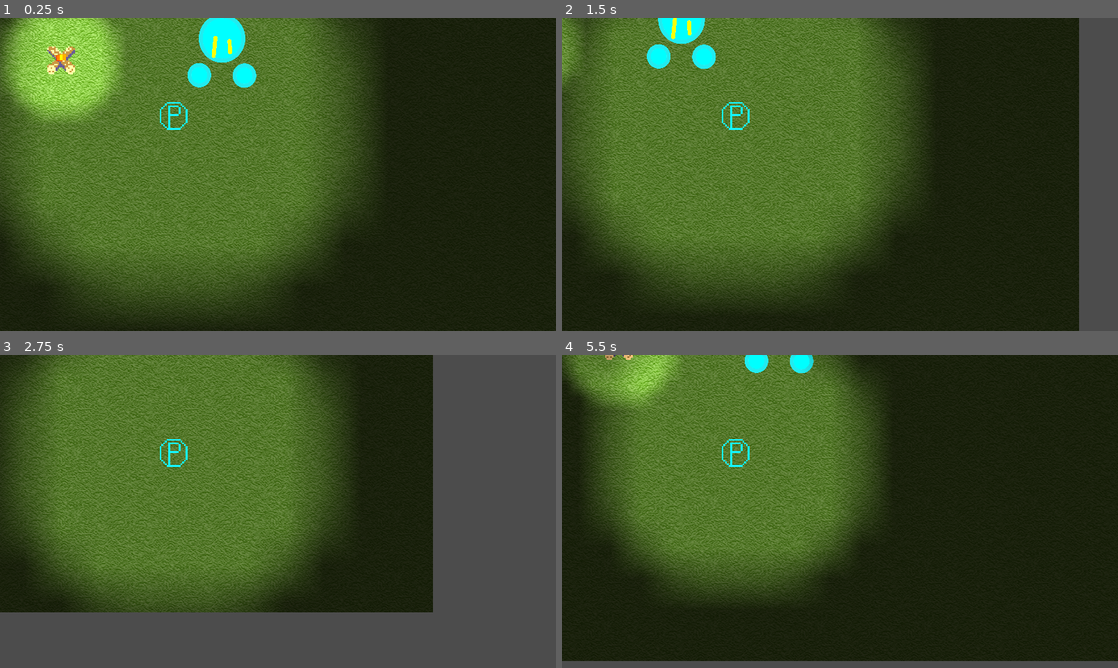
Above: before the commit, frames 1-4 (two rows, left to right).
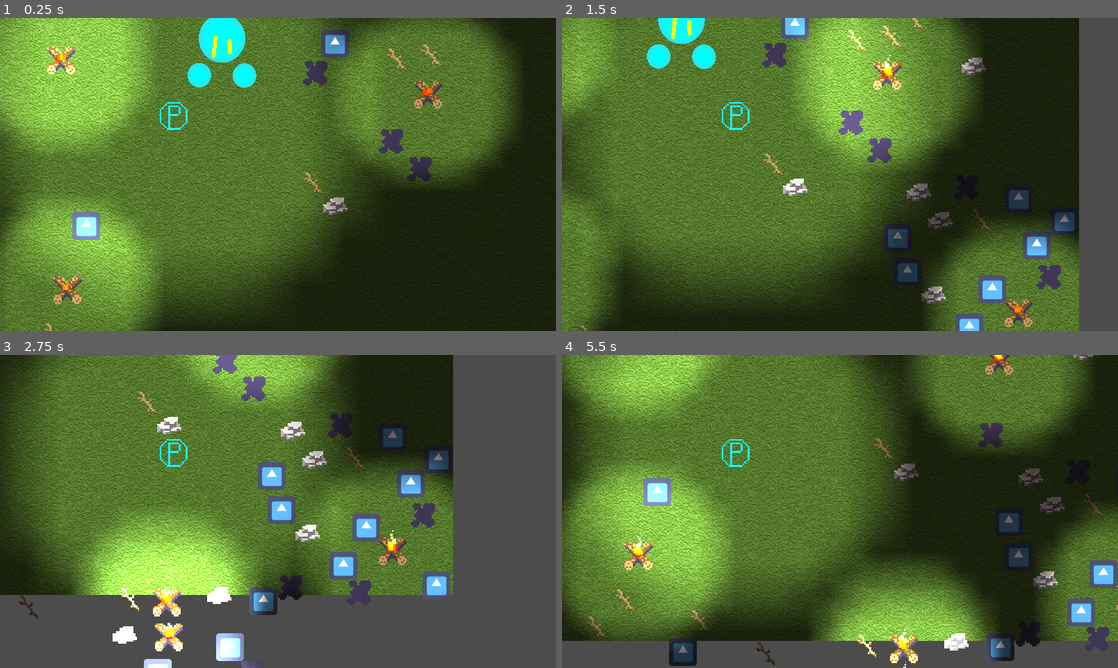
Above: after the commit, the same moments.

Repository: DarrellWulff/GGJProject
Game: Godot game, scene res://World.tscn
Two runs of this game, one before a commit and one after it. Both use one fixed random seed, a clock stepped at 60 frames per second and the inputs below. The engine's default icon, where the game draws it, is replaced by a stand-in: a white triangle on a blue panel in a dark square.
Inputs:
- Up to frame 1 (0.25 s): no input
- Up to frame 2 (1.5 s): tap Enter at 0.5 s; hold D (Input_Right) 0.53-1.28 s; hold K 0.53-1.28 s; hold S (Input_Down) from 1.28 s (still down); tap K at 1.35 s
- Up to frame 3 (2.75 s): release S (Input_Down) at 2.03 s; hold D (Input_Right) from 2.03 s (still down); hold Enter from 2.03 s (still down); tap K at 2.3 s
- Up to frame 4 (5.5 s): release D (Input_Right) at 2.78 s; release Enter at 2.78 s; hold W (Input_Up) 2.78-3.53 s; tap K at 2.85, 4.55 s; hold K 3.53-4.28 s; hold A (Input_Left) 3.53-5.03 s; tap Enter at 4.35 s; hold S (Input_Down) from 5.03 s (still down); hold K from 5.03 s (still down)

The runs differ from the first frame. In frame 1, 31% of the frame differs, in the area x 0-94%, y 0-100%; in frame 2, 29%; in frame 3, 37%; in frame 4, 58%, in the area x 0-100%, y 0-100%.

Commit message:
Fixed Map Generation
fixed map generation

Diff:
--- a/GGJ2021Project/Entities/Player.gd
+++ b/GGJ2021Project/Entities/Player.gd
@@ -53,11 +53,7 @@
 
 	self.movement.updateMovement(self.input.currentInput);
 
-	var deltaSpeed = self.SPEED * delta;
-	#if Input.is_key_pressed(KEY_K):
-	#	deltaSpeed *= 2;
-
-	var velocity = deltaSpeed * self.movement.direction;
+	var velocity = self.SPEED * delta * self.movement.direction;
 
 	if velocity.length() > 0:
 		var collision = move_and_collide(velocity);
--- /dev/null
+++ b/GGJ2021Project/Objects/Campfire.gd
@@ -0,0 +1,13 @@
+extends StaticBody2D
+
+const DEFAULT_RADIUS = 1.5;
+
+onready var light = get_node("Light");
+
+func set_light_radius(lightRadius : float):
+	self.light.set_texture_scale(lightRadius);
+	pass;
+
+func _ready():
+	set_light_radius(self.DEFAULT_RADIUS);
+	pass # Replace with function body.
--- a/GGJ2021Project/Objects/Campfire.tscn
+++ b/GGJ2021Project/Objects/Campfire.tscn
@@ -1,8 +1,9 @@
-[gd_scene load_steps=7 format=2]
+[gd_scene load_steps=8 format=2]
 
 [ext_resource path="res://Images/Light.png" type="Texture" id=1]
 [ext_resource path="res://Images/Art/Objects/Campfire.png" type="Texture" id=2]
 [ext_resource path="res://Objects/Light.gd" type="Script" id=3]
+[ext_resource path="res://Objects/Campfire.gd" type="Script" id=4]
 
 [sub_resource type="CircleShape2D" id=1]
 radius = 42.731
@@ -17,6 +18,7 @@
 [node name="Campfire" type="StaticBody2D"]
 collision_layer = 16
 collision_mask = 5
+script = ExtResource( 4 )
 
 [node name="Sprite" type="Sprite" parent="."]
 scale = Vector2( 4, 4 )
--- a/GGJ2021Project/World.gd
+++ b/GGJ2021Project/World.gd
@@ -8,7 +8,8 @@
 const STICK_SPAWN_RATE : int = 64;
 const TAR_SPAWN_RATE : int = 64;
 const TREE_SPAWN_RATE : int = 64;
-const SPAWN_RATE_SUM : int = END_SPAWN_RATE + BOULDER_SPAWN_RATE + STICK_SPAWN_RATE + TAR_SPAWN_RATE + TREE_SPAWN_RATE;
+const CAMPFIRE_SPAWN_RATE : int = 64;
+const SPAWN_RATE_SUM : int = END_SPAWN_RATE + BOULDER_SPAWN_RATE + STICK_SPAWN_RATE + TAR_SPAWN_RATE + TREE_SPAWN_RATE + CAMPFIRE_SPAWN_RATE;
 
 onready var screenSize = get_viewport().size;
 onready var boxSize : int = screenSize.x / 2;
@@ -18,12 +19,7 @@
 var lastVisitedBox : int;
 
 func _ready():
-	#var seedString : String = "Hello World!";
-	#if seedString:
-	#	self.seedVal = seedString.hash();
-	#else:
 	randomize();
-	#self.seedVal = randi();
 	self.visitedBoxes[0] = true;
 	self.lastVisitedBox = 1;
 	pass;
@@ -116,6 +112,10 @@
 	if value <= (sum / self.SPAWN_RATE_SUM):
 		return load("res://Objects//Tree.tscn");
 
+	sum += self.CAMPFIRE_SPAWN_RATE;
+	if value <= (sum / self.CAMPFIRE_SPAWN_RATE):
+		return load("res://Objects//Campfire.tscn");
+
 	else:
 		return null;
 
@@ -159,7 +159,6 @@
 	var positionMin : Vector2 = Vector2(layerX * self.boxSize - self.halfBoxSize, layerY * self.boxSize - self.halfBoxSize);
 	var positionMax : Vector2 = Vector2(layerX * self.boxSize + self.halfBoxSize, layerY * self.boxSize + self.halfBoxSize);
 
-	#seed(seedVal + boxNum);
 	generateRandomObjects(positionMin, positionMax);
 
 	return true;
--- a/GGJ2021Project/World.tscn
+++ b/GGJ2021Project/World.tscn
@@ -26,3 +26,4 @@
 
 [node name="Campfire" parent="." instance=ExtResource( 5 )]
 position = Vector2( -259, -128 )
+[connection signal="updateWorldSignal" from="View" to="." method="updateWorld"]
